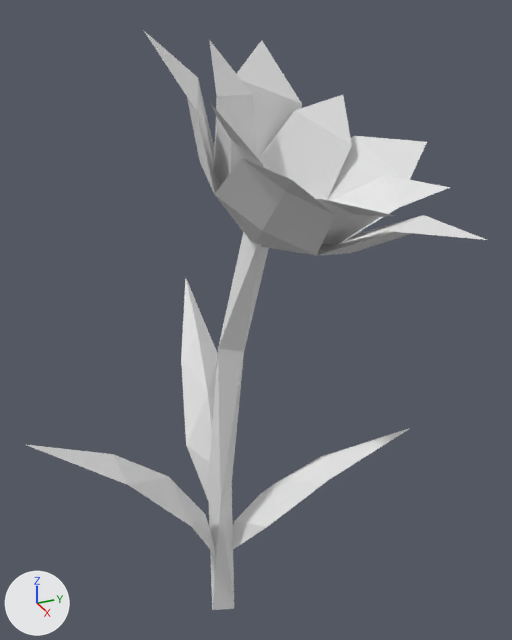
Before and after pictures for a commit that changed the OBJ model Assets/MapEditor/modular_terrain_collection/Hilly_Prop_Flower_Lily_Blue.obj.
The view is the same before and after, from a camera (50 mm lens) standing at (0.514, -0.194, 0.524) and looking at (0.004, 0.035, 0.269). The axes (+X, +Y, +Z) are drawn at lower left. The lights are the same throughout. Where no turn or scale is listed for an object, it has been applied to the vertices.
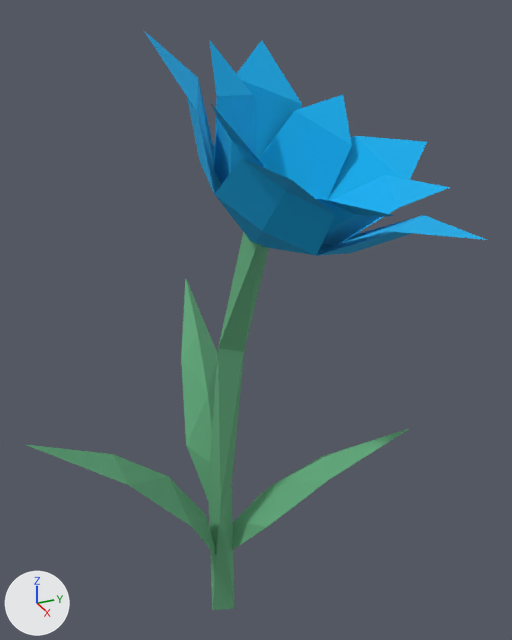
Boxes [x1, y1, x2, y2] around the edits, measured in the pictures (512 x 640 px):
'object87', recoloured (white to green): [208, 232, 269, 610] in both
'object66', recoloured: [327, 136, 450, 241] in both
'object34', recoloured (white to green): [181, 279, 218, 502] in both
'object80', recoloured: [259, 111, 352, 200] in both
'object42', recoloured (white to green): [232, 428, 410, 550] in both
'object1', recoloured (white to green): [25, 444, 216, 556] in both
'object26', recoloured: [214, 158, 285, 231] in both
'object8', recoloured: [263, 191, 335, 256] in both
'object18', recoloured: [214, 81, 302, 159] in both
'object84', recoloured: [237, 40, 301, 103] in both
'object27', recoloured: [214, 95, 256, 161] in both
'object58', recoloured: [295, 95, 352, 145] in both
'object43', recoloured: [209, 40, 253, 96] in both
'object56', recoloured: [143, 30, 198, 111] in both
'object19', recoloured: [395, 215, 487, 240] in both
'object20', recoloured: [214, 118, 232, 183] in both
'object51', recoloured: [322, 215, 380, 245] in both
'object35', recoloured: [197, 80, 214, 190] in both
'object53', recoloured: [319, 215, 423, 255] in both
'object54', recoloured: [187, 97, 214, 192] in both
'object23', recoloured: [317, 232, 412, 256] in both
'object71', recoloured: [215, 195, 262, 243] in both
'object41', recoloured: [256, 231, 314, 255] in both
'object83', recoloured: [231, 140, 264, 171] in both
'object37', recoloured: [317, 199, 355, 231] in both
'object4', recoloured: [243, 159, 292, 191] in both
'object73', recoloured: [286, 180, 334, 214] in both
'object85', recoloured: [211, 104, 261, 163] in both
'object46', recoloured: [321, 199, 395, 216] in both
'object47', recoloured: [214, 171, 222, 194] in both
'object29', recoloured: [317, 244, 338, 255] in both
'object52', recoloured: [211, 105, 229, 135] in both
'object7', recoloured: [366, 215, 387, 217] in both
'object28', recoloured: [264, 166, 318, 200] in both
'object5', recoloured: [341, 234, 357, 243] in both

Patch to the scene script:
```diff
--- a/Assets/MapEditor/modular_terrain_collection/Hilly_Prop_Flower_Lily_Blue.obj.py
+++ b/Assets/MapEditor/modular_terrain_collection/Hilly_Prop_Flower_Lily_Blue.obj.py
@@ mat_pine_leaves @@
 mat_pine_leaves = principled_material('Pine_Leaves')
-mat_pine_leaves.base_color = (0.8, 0.8, 0.8)  # white #e7e7e7
+mat_pine_leaves.base_color = (0.126, 0.404, 0.204)  # green #63aa7d
 mat_pine_leaves.roughness = 1.0
@@ mat_lily_blue @@
 mat_lily_blue = principled_material('Lily_Blue')
-mat_lily_blue.base_color = (0.8, 0.8, 0.8)  # white #e7e7e7
+mat_lily_blue.base_color = (0.0, 0.439, 0.875)  # cyan #00b1f0
 mat_lily_blue.roughness = 1.0
```
